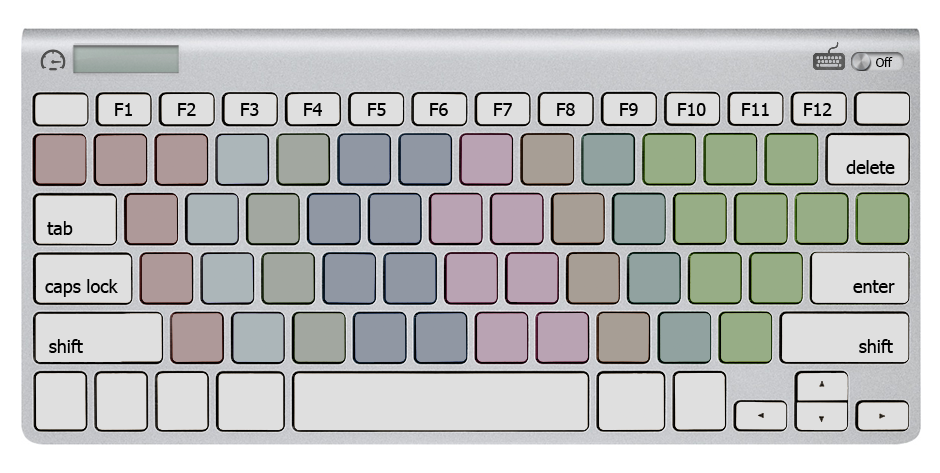
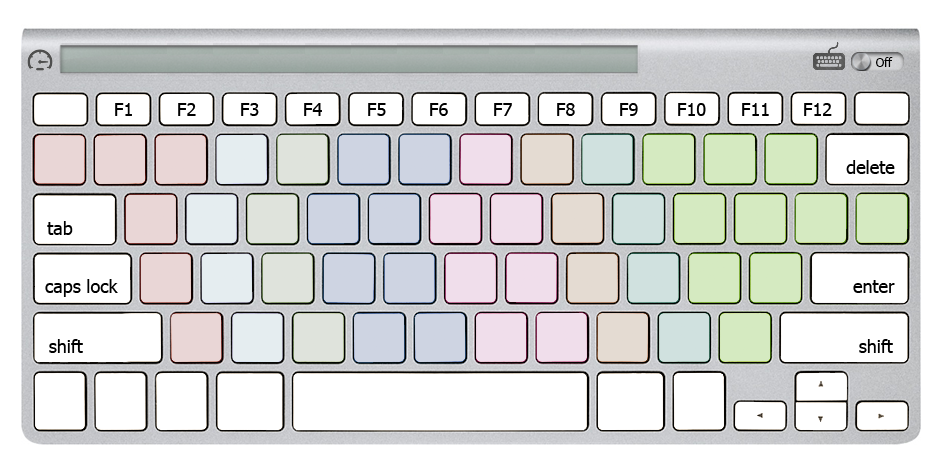
Layered file, before and after one edit (940×473). Changes by layer:
removed layer "Layer 6" over [40, 43, 182, 81]
added layer "Layer 16" above "Layer 4" over [27, 43, 641, 81]
hid "checked" over [33, 76, 910, 432]
